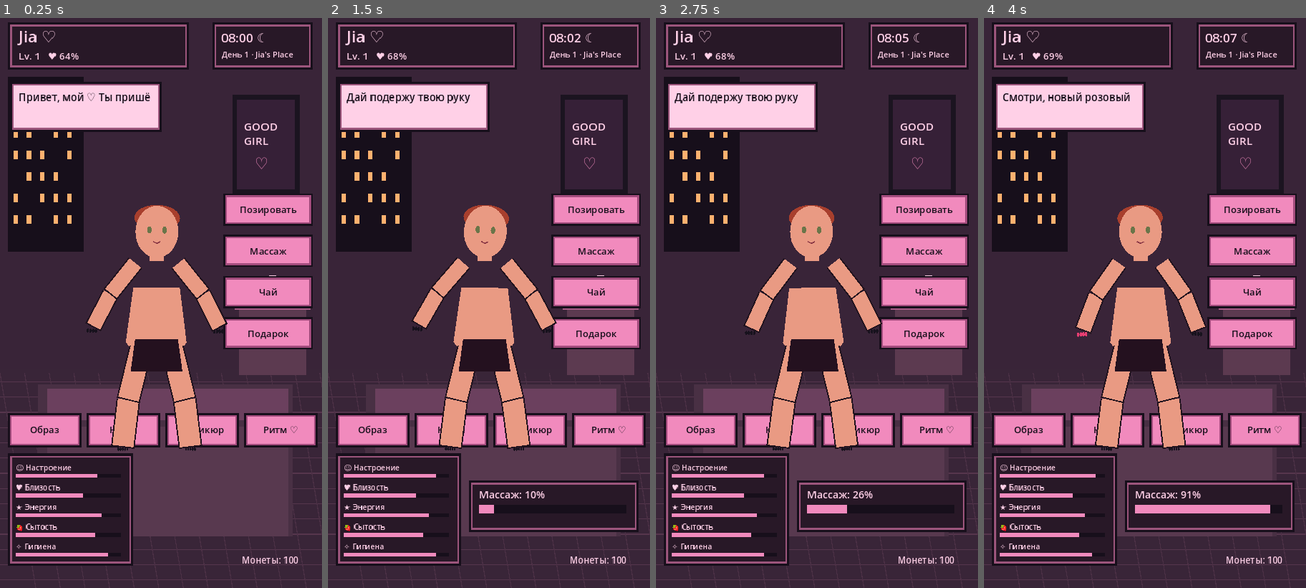
Above: before the commit, frames 1-4 (left to right).
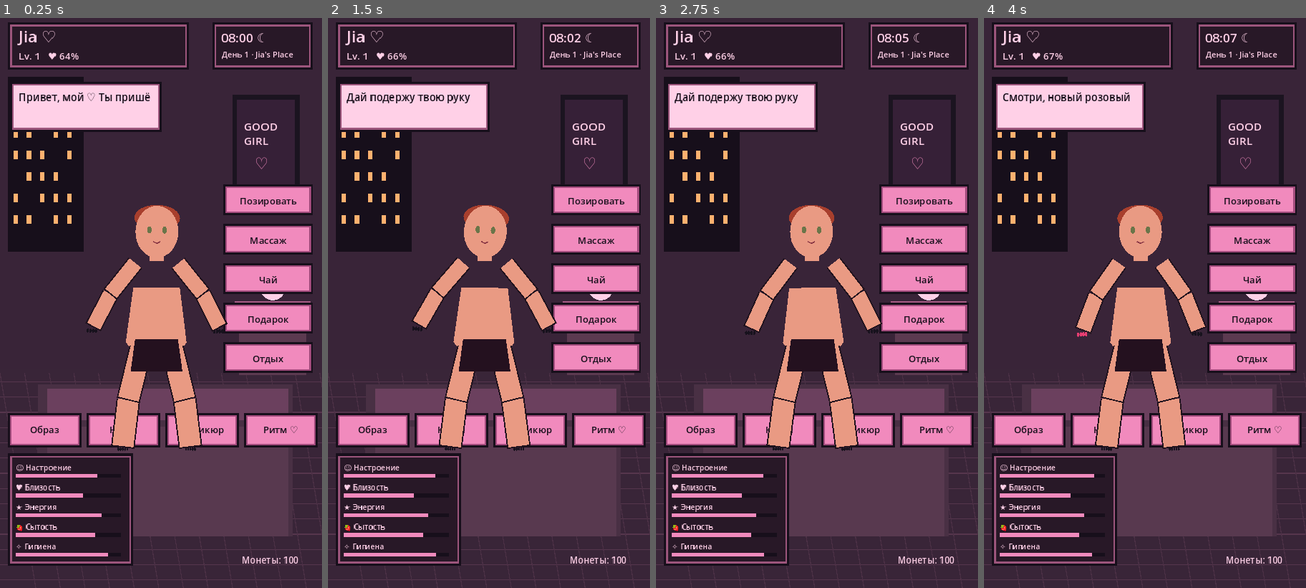
Above: after the commit, the same moments.

Repository: babymurderr0711/jia-android
Game: Godot game, scene res://Main.tscn
The game is run twice, just before and just after one commit, with the same random seed, the same clock (stepped at 60 frames per second) and the same inputs.
Inputs (mouse positions are in pixels of both pictures, inside the frame that each line leads up to):
- Up to frame 1 (0.25 s): no input
- Up to frame 2 (1.5 s): move the mouse to (559, 274) at 0.52 s; click (559, 274) at 0.67 s; drag from (424, 331) to (472, 417) at 1.27 s
- Up to frame 3 (2.75 s): move the mouse to (849, 177) at 2.02 s; click (849, 177) at 2.17 s
- Up to frame 4 (4 s): drag from (1128, 417) to (1048, 217) at 2.77 s; move the mouse to (1241, 388) at 3.52 s; click (1241, 388) at 3.67 s

The runs differ from the first frame. In frame 1, 6.8% of the frame differs, in the area x 69-98%, y 29-63%; in frame 2, 11%; in frame 3, 11%; in frame 4, 11%, in the area x 20-98%, y 6-91%.

Commit message:
Add a rest action that advances time and recovers daily needs

Diff:
--- a/godot/main.gd
+++ b/godot/main.gd
@@ -344,9 +344,9 @@
 	_panel(Rect2(22, 150, 340, 112), PALE)
 	draw_string(ThemeDB.fallback_font, Vector2(42, 193), action_text.left(27), HORIZONTAL_ALIGNMENT_LEFT, 300, 23, INK)
 	# right actions
-	var labels := ["Позировать", "Массаж", "Чай", "Подарок"]
-	for i in range(4):
-		_button(Rect2(500, 400 + i * 92, 200, 72), labels[i])
+	var labels := ["Позировать", "Массаж", "Чай", "Подарок", "Отдых"]
+	for i in range(5):
+		_button(Rect2(500, 380 + i * 88, 200, 68), labels[i])
 	# stats
 	_panel(Rect2(18, 980, 280, 250))
 	_draw_stat("☺ Настроение", mood, 1018)
@@ -441,8 +441,8 @@
 			1: _change_manicure()
 			2: _change_pedicure()
 			3: _start_rhythm_game()
-	elif pos.x > 495 and pos.y >= 400 and pos.y < 768:
-		var idx := int((pos.y - 400) / 92)
+	elif pos.x > 495 and pos.y >= 380 and pos.y < 820:
+		var idx := int((pos.y - 380) / 88)
 		match idx:
 			0: _next_pose()
 			1: _start_massage()
@@ -453,6 +453,7 @@
 				else:
 					action_text = "Чай закончился — нужно пополнить запасы"
 			3: _gift()
+			4: _rest()
 	elif pose_editor and pos.x >= 390 and pos.y >= 215 and pos.y < 355:
 		if pos.y < 280:
 			arm_pose = clampf(arm_pose + (-0.15 if pos.x < 540 else 0.15), -1.0, 1.0)
@@ -613,3 +614,11 @@
 	expression_timer = 2.8
 	_sync_world_state()
 	_react(0.0)
+
+func _rest() -> void:
+	JiaWorld.rest(120)
+	_sync_world_state()
+	expression = "sleepy"
+	expression_timer = 4.0
+	action_text = "Я немного отдохнула. Теперь снова полна сил ♡"
+	_react(2.0)
